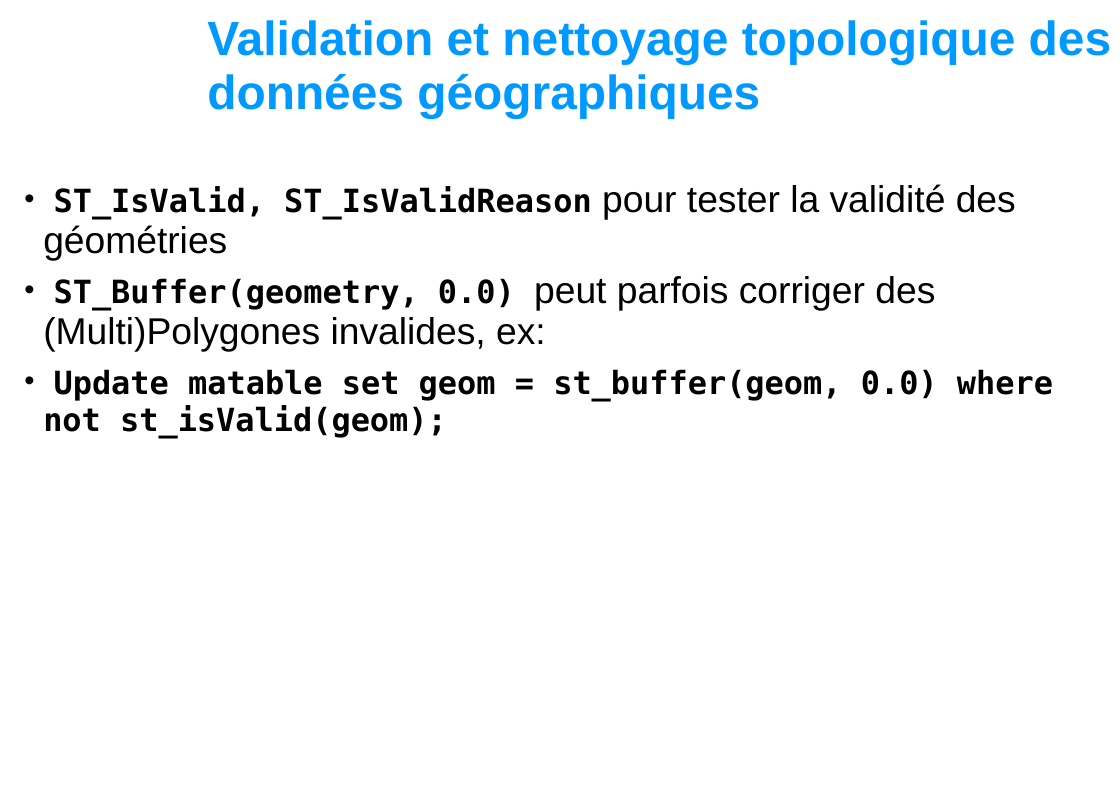
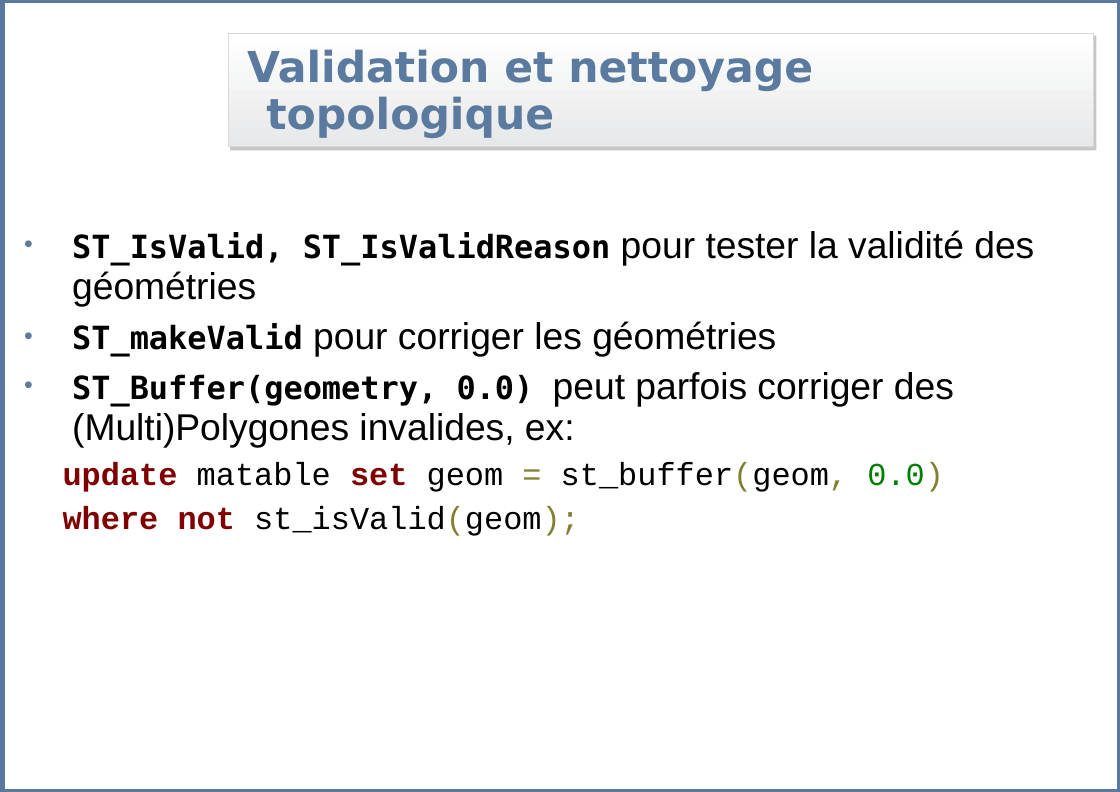
Before and after one commit to Gretti/geoadminsuite, a slide deck: slide 9 of formation/postgis/postgis/slides/09_postgres_advanced_maintenance.ppt. Drawn at 1120x792 pixels with LibreOffice and Linux fonts; fonts in the diff are those of the drawing; background and template pictures are left out. Boxes give left, top, right and bottom in pixels: in the first picture for what was removed or moved away, otherwise in the second. Text is boxed around its words. In the diff, an @@ line names an element or a change of style, - is before the commit and + after.

```diff
--- a/formation/postgis/postgis/slides/09_postgres_advanced_maintenance.ppt
+++ b/formation/postgis/postgis/slides/09_postgres_advanced_maintenance.ppt
@@ rectangle added at (2,0,1120,792), outline #5B799E 4.51 pt @@
@@ title "Validation et nettoyage topologique": place and size @@
-title "Validation et nettoyage topologique" at (207,20,1111,118)
+title "Validation et nettoyage topologique" at (228,34,1093,148)
@@ title "Validation et nettoyage topologique" at (228,34,1093,148): fill none to gradient #FFFFFF to #E7E8E9; outline none to #D9D9D9 0.74 pt; shadow on @@
@@ title at (247,49,813,138): text changed; size 36 to 32 pt; font Arial to DejaVu Sans; text colour #0099FF to #5B7A9F @@
-Validation et nettoyage topologique des données géographiques
+Validation et nettoyage topologique
@@ text "ST_IsValid, ST_IsValidReason pour tester la ...": place and size @@
-text "ST_IsValid, ST_IsValidReason pour tester la ..." at (43,184,1053,438)
+text "ST_IsValid, ST_IsValidReason pour tester la ..." at (63,230,1034,536)
@@ text at (72,230,1034,448): indent changed; bullet colour #000000 to #5B7A9F @@
@@ text at (72,321,776,357): paragraph added @@
+• ST_makeValid pour corriger les géométries
@@ text at (63,462,944,536): text changed; font DejaVu Sans Mono to Courier New; bold off @@
-• Update matable set geom = st_buffer(geom, 0.0) where not st_isValid(geom);
+update matable set geom = st_buffer(geom, 0.0)
+where not st_isValid(geom);
```
Also in this commit, not shown: 16 other slides changed, 2 slides added, 58 other files.
